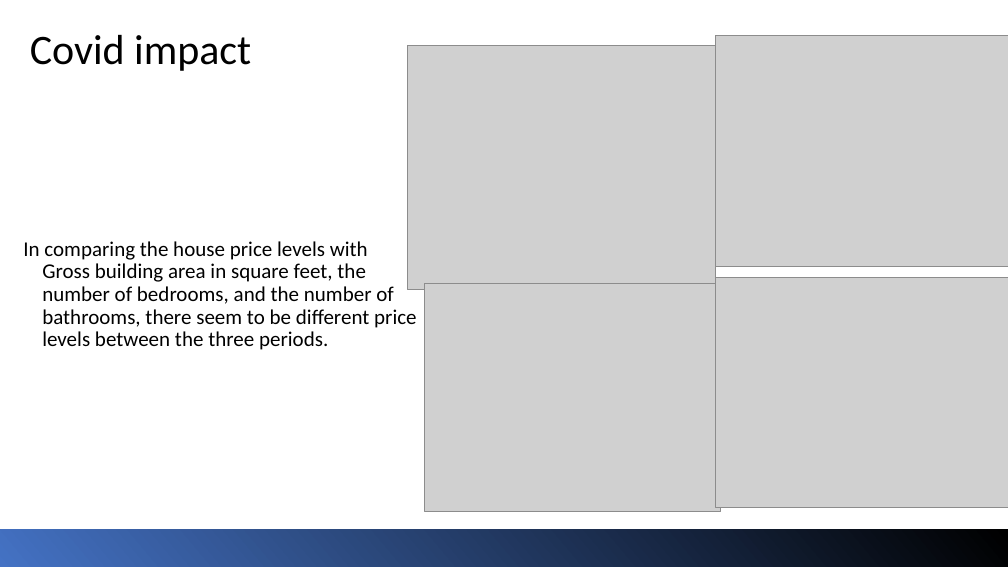
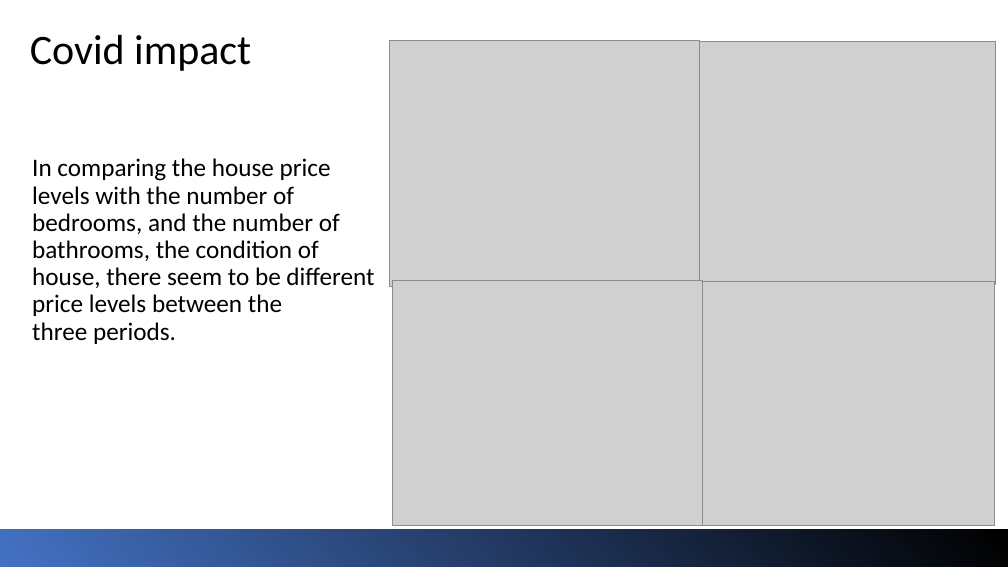
Before and after one commit to kashyapnimmagadda/DATS-6103-TEAM2, a slide deck: slide 28 of Project - Team 2- Data Mining (3).pptx. Drawn at 1008x567 pixels with LibreOffice and Linux fonts; fonts in the diff are those of the drawing; grey boxes stand for pictures. Boxes give left, top, right and bottom in pixels: in the first picture for what was removed or moved away, otherwise in the second. Text is boxed around its words. In the diff, an @@ line names an element or a change of style, - is before the commit and + after.

```diff
--- a/Project - Team 2- Data Mining (3).pptx
+++ b/Project - Team 2- Data Mining (3).pptx
@@ picture: place and size @@
-picture at bbox=[408, 45, 715, 290]
+picture at bbox=[390, 41, 700, 287]
@@ picture: place and size @@
-picture at bbox=[716, 36, 1008, 267]
+picture at bbox=[685, 42, 995, 285]
@@ text at bbox=[32, 158, 374, 344]: text changed; size 20 to 24 pt @@
-In comparing the house price levels with Gross building area in square feet, the number of bedrooms, and the number of bathrooms, there seem to be different price levels between the three periods.
+In comparing the house price levels with the number of bedrooms, and the number of bathrooms, the condition of house, there seem to be different price levels between the three periods.
@@ picture: place and size @@
-picture at bbox=[425, 283, 721, 512]
+picture at bbox=[392, 281, 702, 526]
@@ picture: place and size @@
-picture at bbox=[716, 278, 1008, 507]
+picture at bbox=[685, 281, 995, 526]
```
Also in this commit, not shown: 5 other slides changed.
